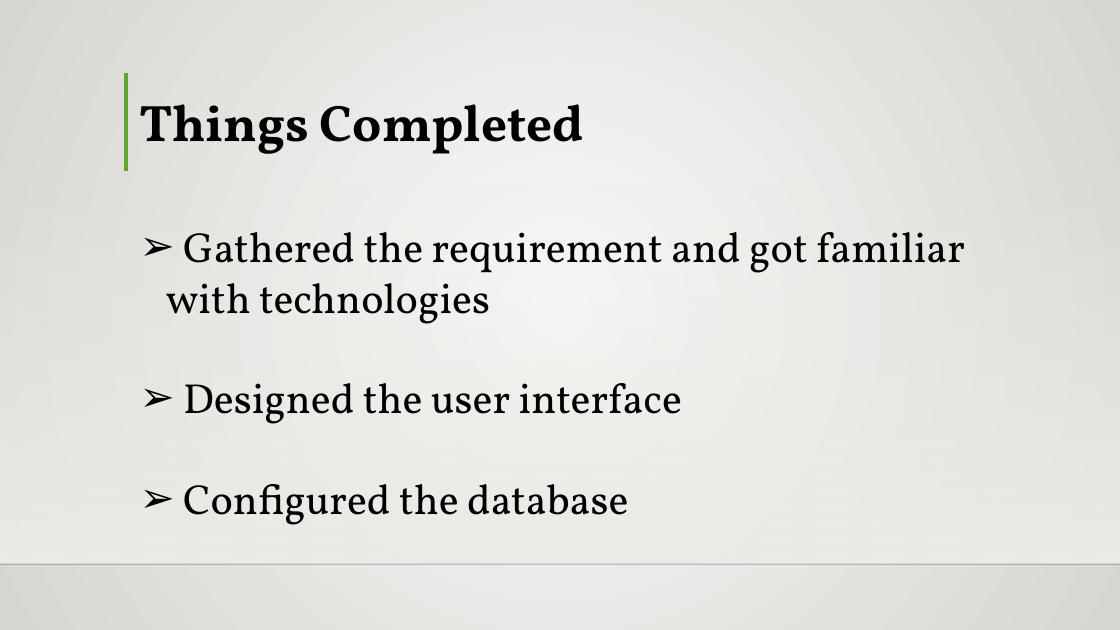
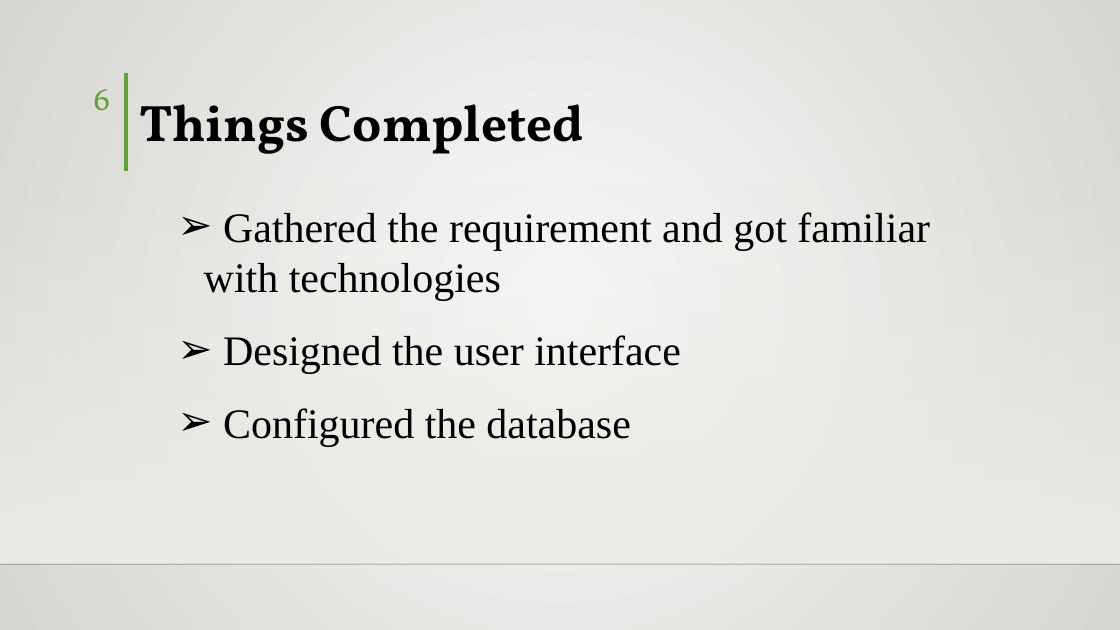
Before and after one commit to hisni/CO227-Project, a slide deck: slide 6 of Presantation/Presentation - Final.pptx. Drawn at 1120x630 pixels with LibreOffice and Linux fonts; fonts in the diff are those of the drawing; background and template pictures are left out. Boxes give left, top, right and bottom in pixels: in the first picture for what was removed or moved away, otherwise in the second. Text is boxed around its words. In the diff, an @@ line names an element or a change of style, - is before the commit and + after.

```diff
--- a/Presantation/Presentation - Final.pptx
+++ b/Presantation/Presentation - Final.pptx
@@ page number added at [94, 89, 111, 111], 28 pt, text #5FA534 @@
+6
@@ text "Gathered the requirement and got ...": place and size @@
-text "Gathered the requirement and got ..." at [166, 232, 965, 525]
+text "Gathered the requirement and got ..." at [204, 212, 930, 446]
@@ text "Gathered the requirement and got ..." at [204, 212, 930, 446]: font Vollkorn to Times New Roman @@
```
Also in this commit, not shown: 6 other slides changed.
